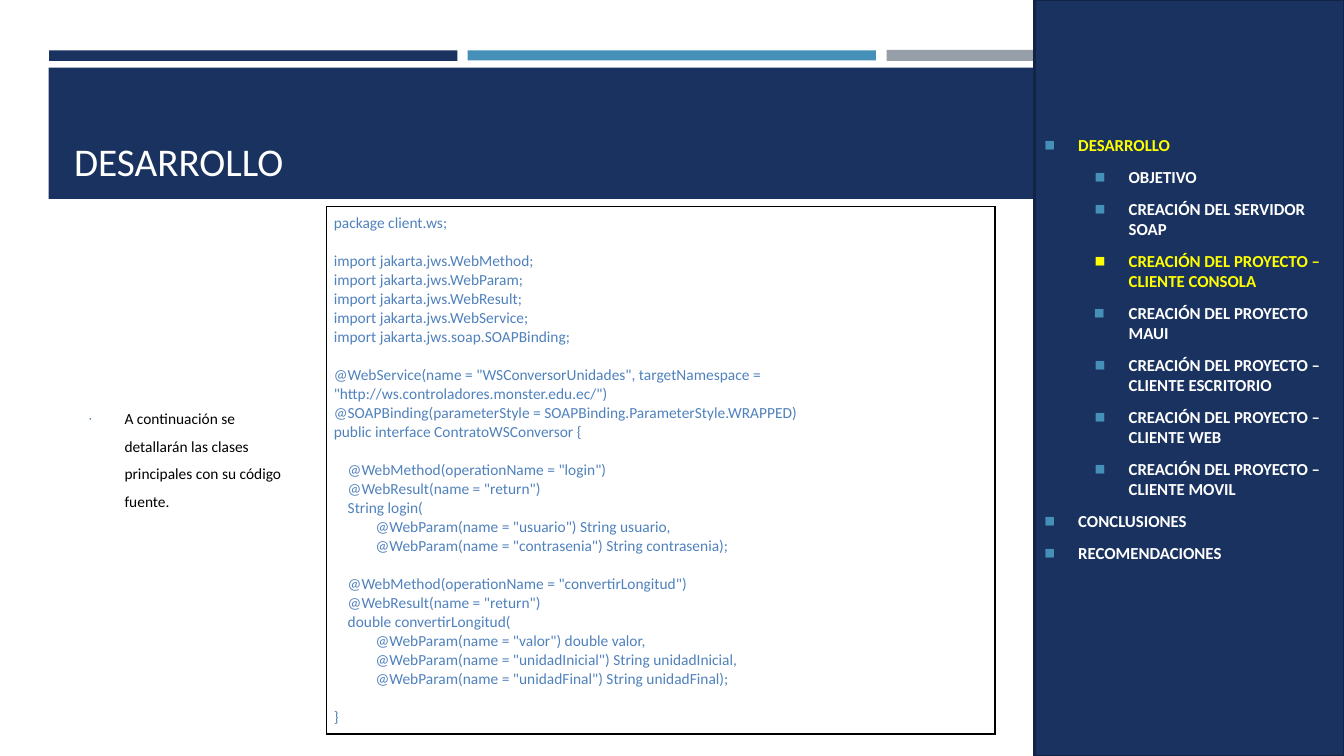
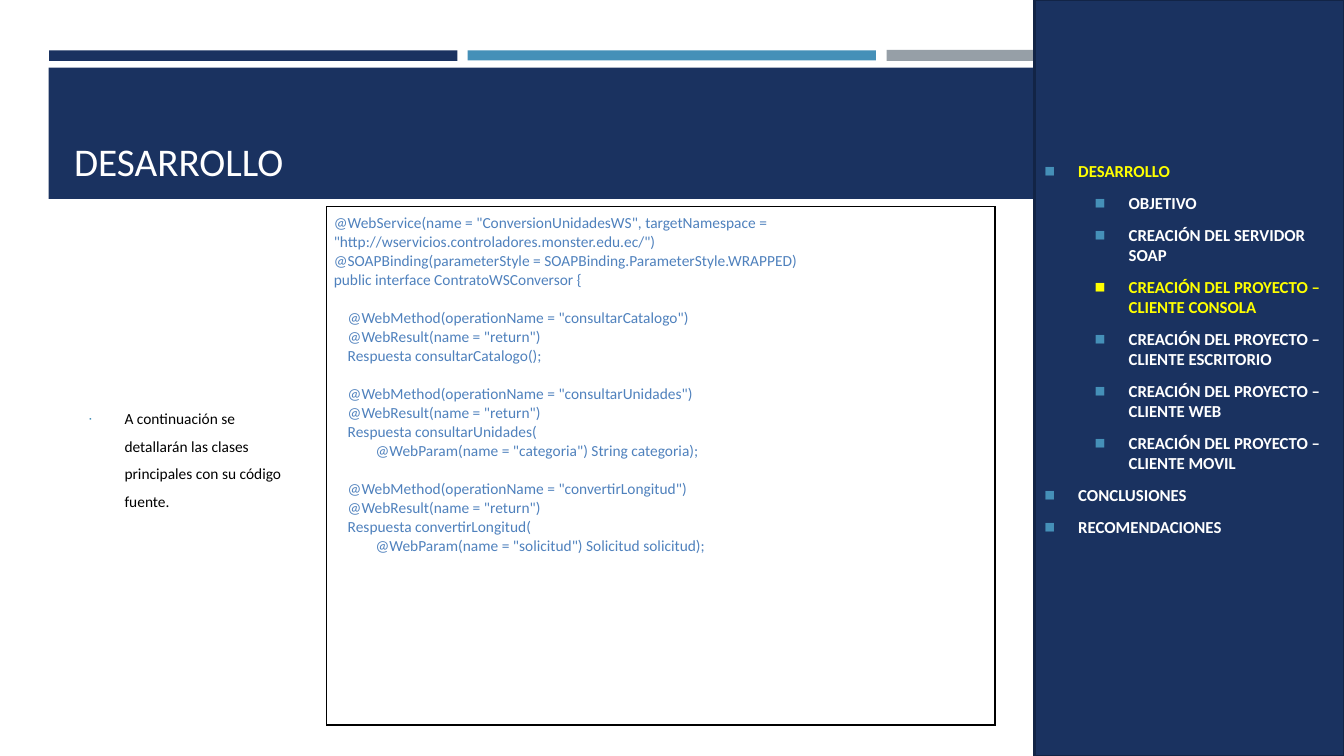
Before and after one commit to Teo344/Arquitectura_GRUPO03, a slide deck: slide 24 of TI.1.1. PAO202651_SOAP_JAVA_SINBDD_NRC36884_GR03/05. DOCUMENTACION/PRESENTACION TI.1.1. SOAP sin BDD en JAVA GR03.pptx (slide 28 before the commit). Drawn at 1344x756 pixels with LibreOffice and Linux fonts; fonts in the diff are those of the drawing. Boxes give left, top, right and bottom in pixels: in the first picture for what was removed or moved away, otherwise in the second. Text is boxed around its words. In the diff, an @@ line names an element or a change of style, - is before the commit and + after.

Commit message:
Actualiza documentación TI1.1 SOAP Java

```diff
--- a/TI.1.1. PAO202651_SOAP_JAVA_SINBDD_NRC36884_GR03/05. DOCUMENTACION/PRESENTACION TI.1.1. SOAP sin BDD en JAVA GR03.pptx
+++ b/TI.1.1. PAO202651_SOAP_JAVA_SINBDD_NRC36884_GR03/05. DOCUMENTACION/PRESENTACION TI.1.1. SOAP sin BDD en JAVA GR03.pptx
@@ table at (x1=327, y1=207, x2=995, y2=725) @@
@@ row 1, column 1: "package client.ws; / import jakarta.jws.WebMethod; / import jakarta.jws.WebParam; / import jakarta.jws.WebResult; / import jakarta.jws.WebService; / import jakarta.jws.soap.SOAPBinding; / @WebService(name = "WSConversorUnidades", targetNamespace = "http://ws.controladores.monster.edu.ec/") / @SOAPBinding(parameterStyle = SOAPBinding.ParameterStyle.WRAPPED) / public interface ContratoWSConversor { / @WebMethod(operationName = "login") / @WebResult(name = "return") / String login( / @WebParam(name = "usuario") String usuario, / @WebParam(name = "contrasenia") String contrasenia); / @WebMethod(operationName = "convertirLongitud") / @WebResult(name = "return") / double convertirLongitud( / @WebParam(name = "valor") double valor, / @WebParam(name = "unidadInicial") String unidadInicial, / @WebParam(name = "unidadFinal") String unidadFinal); / }" to "@WebService(name = "ConversionUnidadesWS", targetNamespace = "http://wservicios.controladores.monster.edu.ec/") / @SOAPBinding(parameterStyle = SOAPBinding.ParameterStyle.WRAPPED) / public interface ContratoWSConversor { / @WebMethod(operationName = "consultarCatalogo") / @WebResult(name = "return") / Respuesta consultarCatalogo(); / @WebMethod(operationName = "consultarUnidades") / @WebResult(name = "return") / Respuesta consultarUnidades( / @WebParam(name = "categoria") String categoria); / @WebMethod(operationName = "convertirLongitud") / @WebResult(name = "return") / Respuesta convertirLongitud( / @WebParam(name = "solicitud") Solicitud solicitud);" @@
@@ text in rectangle at (x1=1129, y1=305, x2=1308, y2=339): paragraph removed @@
-  ◼ CREACIÓN DEL PROYECTO MAUI
```
Also in this commit, not shown: 44 other slides changed, 4 slides added, 28 slides removed, 2 other files.
